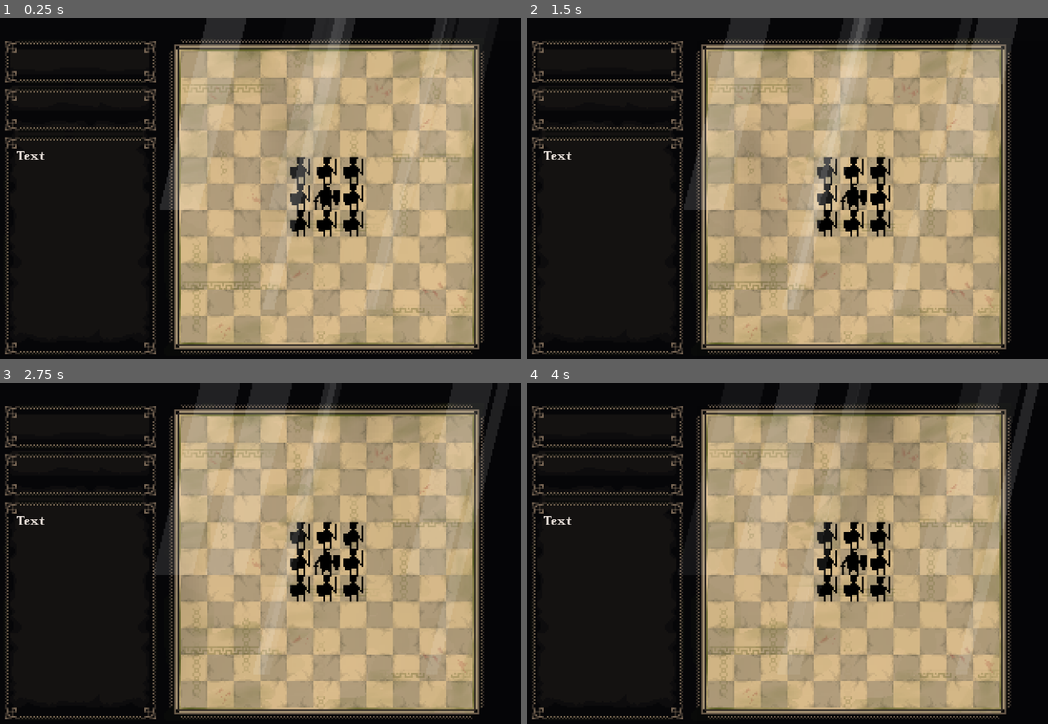
Above: before the commit, frames 1-4 (two rows, left to right).
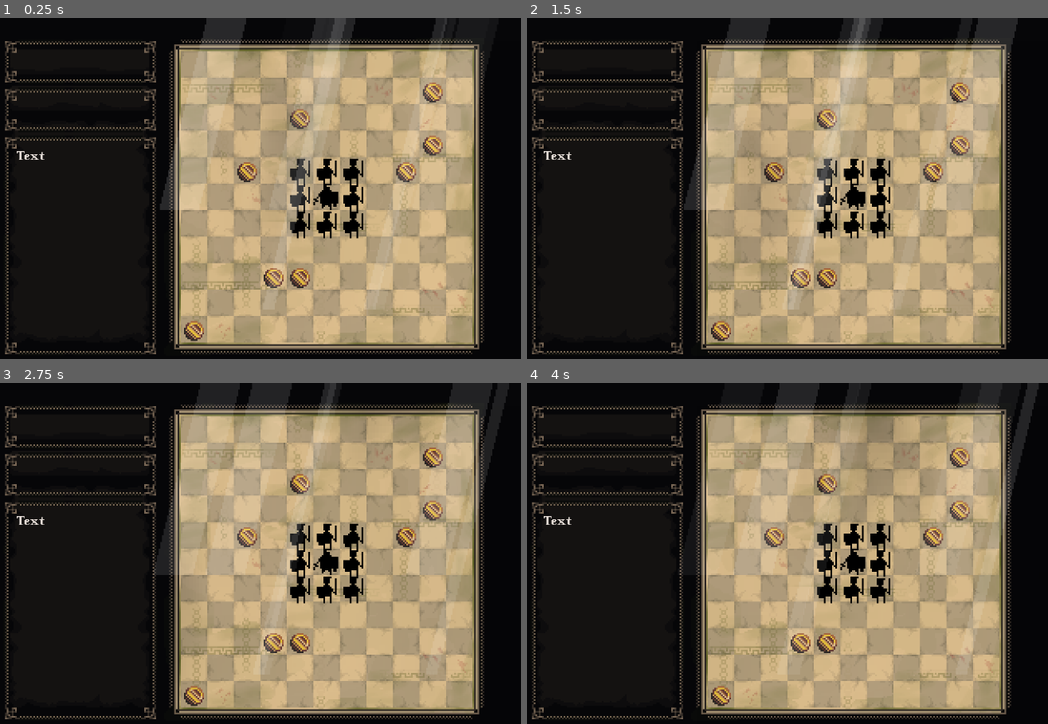
Above: after the commit, the same moments.

Repository: ibirothe/kings-rescue
Game: Godot game, scene res://Scenes/Level.tscn
Two runs of this game, one before a commit and one after it. Both use one fixed random seed, a clock stepped at 60 frames per second and the inputs below.
Inputs (mouse positions are in pixels of both pictures, inside the frame that each line leads up to):
- Up to frame 1 (0.25 s): no input
- Up to frame 2 (1.5 s): tap Enter at 0.5 s; move the mouse to (829, 171) at 0.52 s; click (829, 171) at 0.6 s; move the mouse to (855, 171) at 1.27 s; click (855, 171) at 1.35 s
- Up to frame 3 (2.75 s): move the mouse to (354, 536) at 2.02 s; click (354, 536) at 2.1 s
- Up to frame 4 (4 s): move the mouse to (881, 560) at 2.77 s; click (881, 560) at 2.85 s; move the mouse to (881, 587) at 3.52 s; click (881, 587) at 3.6 s

The runs differ from the first frame. In frame 1, 1.9% of the frame differs, in the area x 35-86%, y 18-95%; in frame 2, 1.9%; in frame 3, 1.9%; in frame 4, 1.9%.

Commit message:
King movement
Works, I guess

Diff:
--- /dev/null
+++ b/kings-rescue/Scenes/coin.tscn
@@ -0,0 +1,29 @@
+[gd_scene load_steps=5 format=3 uid="uid://da3n0rrpr5upy"]
+
+[ext_resource type="Texture2D" uid="uid://clj00fee2v4eb" path="res://Assets/Items.png" id="1_nqr06"]
+
+[sub_resource type="CircleShape2D" id="CircleShape2D_gr22t"]
+radius = 8.0
+
+[sub_resource type="AtlasTexture" id="AtlasTexture_8mmy6"]
+atlas = ExtResource("1_nqr06")
+region = Rect2(16, 0, 16, 16)
+
+[sub_resource type="SpriteFrames" id="SpriteFrames_as65x"]
+animations = [{
+"frames": [{
+"duration": 1.0,
+"texture": SubResource("AtlasTexture_8mmy6")
+}],
+"loop": true,
+"name": &"default",
+"speed": 5.0
+}]
+
+[node name="Coin" type="Area2D"]
+
+[node name="CollisionShape2D" type="CollisionShape2D" parent="."]
+shape = SubResource("CircleShape2D_gr22t")
+
+[node name="AnimatedSprite2D" type="AnimatedSprite2D" parent="."]
+sprite_frames = SubResource("SpriteFrames_as65x")
--- a/kings-rescue/Scenes/king.tscn
+++ b/kings-rescue/Scenes/king.tscn
@@ -6,6 +6,30 @@
 [sub_resource type="AtlasTexture" id="AtlasTexture_n44nq"]
 atlas = ExtResource("1_n836n")
 region = Rect2(16, 32, 16, 16)
+
+[sub_resource type="AtlasTexture" id="AtlasTexture_hicgm"]
+atlas = ExtResource("1_n836n")
+region = Rect2(16, 32, 16, 16)
+
+[sub_resource type="AtlasTexture" id="AtlasTexture_yldqa"]
+atlas = ExtResource("1_n836n")
+region = Rect2(64, 80, 16, 16)
+
+[sub_resource type="AtlasTexture" id="AtlasTexture_1kcjp"]
+atlas = ExtResource("1_n836n")
+region = Rect2(16, 128, 16, 16)
+
+[sub_resource type="AtlasTexture" id="AtlasTexture_61rbv"]
+atlas = ExtResource("1_n836n")
+region = Rect2(64, 128, 16, 16)
+
+[sub_resource type="AtlasTexture" id="AtlasTexture_bsc65"]
+atlas = ExtResource("1_n836n")
+region = Rect2(112, 128, 16, 16)
+
+[sub_resource type="AtlasTexture" id="AtlasTexture_y5pyb"]
+atlas = ExtResource("1_n836n")
+region = Rect2(160, 128, 16, 16)
 
 [sub_resource type="SpriteFrames" id="SpriteFrames_mqq1x"]
 animations = [{
@@ -16,20 +40,105 @@
 "loop": true,
 "name": &"default",
 "speed": 5.0
+}, {
+"frames": [{
+"duration": 1.0,
+"texture": SubResource("AtlasTexture_hicgm")
+}, {
+"duration": 1.0,
+"texture": SubResource("AtlasTexture_yldqa")
+}],
+"loop": true,
+"name": &"idle",
+"speed": 5.0
+}, {
+"frames": [{
+"duration": 1.0,
+"texture": SubResource("AtlasTexture_1kcjp")
+}, {
+"duration": 1.0,
+"texture": SubResource("AtlasTexture_61rbv")
+}, {
+"duration": 1.0,
+"texture": SubResource("AtlasTexture_bsc65")
+}, {
+"duration": 1.0,
+"texture": SubResource("AtlasTexture_y5pyb")
+}],
+"loop": true,
+"name": &"walk",
+"speed": 5.0
 }]
 
 [sub_resource type="CircleShape2D" id="CircleShape2D_luvpu"]
-radius = 6.0
+radius = 4.24264
+
+[sub_resource type="CircleShape2D" id="CircleShape2D_l4t82"]
+radius = 4.12311
+
+[sub_resource type="CircleShape2D" id="CircleShape2D_33uko"]
+radius = 5.0
+
+[sub_resource type="CircleShape2D" id="CircleShape2D_c88t1"]
+radius = 5.0
+
+[sub_resource type="CircleShape2D" id="CircleShape2D_yobkp"]
+radius = 5.09902
+
+[sub_resource type="CircleShape2D" id="CircleShape2D_lknlo"]
+radius = 5.09902
 
 [node name="King" type="CharacterBody2D"]
+collision_layer = 2
+collision_mask = 2
 script = ExtResource("1_2d7mi")
 
 [node name="AnimatedSprite2D" type="AnimatedSprite2D" parent="."]
 position = Vector2(0, -1)
 sprite_frames = SubResource("SpriteFrames_mqq1x")
+animation = &"walk"
 
-[node name="CollisionShape2D" type="CollisionShape2D" parent="."]
+[node name="King_shape" type="CollisionShape2D" parent="."]
 position = Vector2(0, -1)
 shape = SubResource("CircleShape2D_luvpu")
 
 [node name="King" type="Node2D" parent="."]
+
+[node name="Area2D" type="Area2D" parent="."]
+
+[node name="CollisionShape2D" type="CollisionShape2D" parent="Area2D"]
+position = Vector2(0, -1)
+shape = SubResource("CircleShape2D_l4t82")
+
+[node name="Up" type="Area2D" parent="."]
+collision_mask = 4
+
+[node name="CollisionShape2D" type="CollisionShape2D" parent="Up"]
+position = Vector2(0, -16)
+shape = SubResource("CircleShape2D_33uko")
+
+[node name="Down" type="Area2D" parent="."]
+collision_mask = 4
+
+[node name="CollisionShape2D" type="CollisionShape2D" parent="Down"]
+position = Vector2(0, 13)
+shape = SubResource("CircleShape2D_c88t1")
+
+[node name="Left" type="Area2D" parent="."]
+collision_mask = 4
+
+[node name="CollisionShape2D" type="CollisionShape2D" parent="Left"]
+position = Vector2(-15, 0)
+shape = SubResource("CircleShape2D_yobkp")
+
+[node name="Right" type="Area2D" parent="."]
+collision_layer = 4
+collision_mask = 4
+
+[node name="CollisionShape2D" type="CollisionShape2D" parent="Right"]
+position = Vector2(16, 0)
+shape = SubResource("CircleShape2D_lknlo")
+
+[node name="Center" type="Marker2D" parent="."]
+
+[connection signal="body_entered" from="Area2D" to="." method="_on_area_2d_body_entered"]
--- a/kings-rescue/Scenes/soldier.tscn
+++ b/kings-rescue/Scenes/soldier.tscn
@@ -97,6 +97,7 @@
 size = Vector2(6, 29)
 
 [node name="Soldier" type="CharacterBody2D"]
+collision_layer = 5
 script = ExtResource("1_8wkfs")
 
 [node name="AnimatedSprite2D" type="AnimatedSprite2D" parent="."]
@@ -116,6 +117,7 @@
 
 [node name="Neighbours_check" type="Area2D" parent="."]
 collision_layer = 2
+collision_mask = 3
 
 [node name="CollisionShape2D2" type="CollisionShape2D" parent="Neighbours_check"]
 shape = SubResource("RectangleShape2D_dl8vv")
@@ -124,6 +126,8 @@
 position = Vector2(0, 0.5)
 shape = SubResource("RectangleShape2D_fc0j8")
 
+[node name="Center" type="Marker2D" parent="."]
+
 [connection signal="input_event" from="Activation_area" to="." method="_on_area_2d_input_event"]
 [connection signal="body_entered" from="Neighbours_check" to="." method="_on_neighbours_check_body_entered"]
 [connection signal="body_exited" from="Neighbours_check" to="." method="_on_neighbours_check_body_exited"]
--- a/kings-rescue/Scripts/game_manager.gd
+++ b/kings-rescue/Scripts/game_manager.gd
@@ -1,5 +1,6 @@
 extends Node2D
 var soldier_scene = preload("res://Scenes/soldier.tscn")
+var coin_scene = preload("res://Scenes/coin.tscn")
 var rng = RandomNumberGenerator.new()
 var subclasses = ["Rupert", "Thoralf", "Ogra", "Bartholo", "Ibrahim", "Edwin", "Marquise", "Arianna"]
 var roles = ["Mercenary", "Mercenary", "Assassin", "Assassin", "Soldier", "Soldier", "Soldier", "Soldier"]
@@ -14,14 +15,17 @@
 var click_resolved = true
 var cycle_odd = true
 var currently_moving = false
+@export var coins_number = 8
+@onready var king: CharacterBody2D = $"../King"
 
 func _ready() -> void:
 
 	#active_soldier = false
-	x=King.position.x-8-16
-	y=King.position.y-8
+	x=king.position.x-16
+	y=king.position.y-16
 	if setup_done == false:
 		spawn_soldiers()
+		spawn_coins(coins_number)
 		setup_done = true
 	pass
 
@@ -57,7 +61,7 @@
 	for i in range(8):
 		var soldier = soldier_scene.instantiate()
 		var j = round(randf_range(0, len(subclasses)-1))
-		print(j)
+		#print(j)
 		var subclass = subclasses[j]
 		soldier.subclass = subclass
 		subclasses.erase(subclass)
@@ -94,6 +98,32 @@
 		soldier.position = Vector2(x, y)
 		add_child(soldier)
 
+
+func spawn_coins(coins_numb):
+	var i = 0
+	var coins = []
+	while i < coins_numb:
+		var coin = coin_scene.instantiate()
+		x = round(randf_range(0, 10))
+		y = round(randf_range(0, 10))
+		print(x," ", y)
+		if x > 2 and y > 2 and x < 8 and y < 8:
+			pass
+		else:
+			x = king.position.x-(5*16) + x*16
+			y = king.position.y+(5*16) - y*16
+			var pos = [x, y]
+			#print(pos)
+			if pos not in coins:
+				i += 1
+			else:
+				print("Double")
+			coin.position = Vector2(x, y)
+			coins.append([x, y])
+			if i == coins_numb+1:
+				print("Array: ",coins)
+			add_child(coin)
+
 func movement_resolved(possible_assassination, soldier_close):
 	if possible_assassination == true and soldier_close == false:
 		print("Game Over")
@@ -102,3 +132,6 @@
 	#connect signals
 	#check game over
 	#disconnect signals
+
+func refire_king():
+	king.king()
--- a/kings-rescue/Scripts/king.gd
+++ b/kings-rescue/Scripts/king.gd
@@ -1,8 +1,102 @@
 extends CharacterBody2D
+enum State {INACTIVE, IDLE, MOVING}
 var role = "King"
+@onready var up: Area2D = $Up
+@onready var down: Area2D = $Down
+@onready var left: Area2D = $Left
+@onready var right: Area2D = $Right
+var direction_check = false
+@onready var center: Marker2D = $Center
+@onready var king_shape: CollisionShape2D = $King_shape
+@onready var game_manager: Node2D = $"../Game Manager"
+var right_legal
+var current_state
+@onready var animated_sprite_2d: AnimatedSprite2D = $AnimatedSprite2D
+var tween
+const MOVE_TIME := 0.5  # Time in seconds to complete movement
 
 func _ready() -> void:
-	print(position)
+	#print(position)
+	pass
+
+func _physics_process(_delta: float) -> void:
+	#print(direction_check)
+	if game_manager.currently_moving == true:
+		king_shape.disabled = true
+	else:
+		king_shape.disabled = false
+	match current_state:
+		State.IDLE:
+			handle_idle_state()
+		State.MOVING:
+			# Movement is handled by tween, we just watch for new input
+			pass
 
 func king():
+	direction_check = false
+
+
+func _on_area_2d_body_entered(body: Node2D) -> void:
+	if direction_check == false:
+		var direction = center.global_position.direction_to(body.center.global_position)
+		print(direction/3.14*180)
+		if direction.x < 0 and direction.y == 0:
+			print("right")
+			if len(right.get_overlapping_bodies()) > 0:
+				body.turn_back()
+				print(right.get_overlapping_bodies())
+				print("illegal")
+			else:
+				move_character(body.movement)
+		if direction.x > 0 and direction.y == 0:
+			print("left")
+			if len(left.get_overlapping_bodies()) > 0:
+				body.turn_back()
+				print("illegal")
+			else:
+				move_character(body.movement)
+		if direction.x == 0 and direction.y > 0:
+			print("up")
+			if len(up.get_overlapping_bodies()) > 0:
+				body.turn_back()
+				print("illegal")
+			else:
+				move_character(body.movement)
+		if direction.x == 0 and direction.y < 0:
+			print("down")
+			if len(down.get_overlapping_bodies()) > 0:
+				body.turn_back()
+				print("illegal")
+			else:
+				move_character(body.movement)
+		direction_check = true
+
+func handle_idle_state() -> void:
 	pass
+
+func move_character(movement: Vector2) -> void:
+
+	#print(get_parent().soldier_in_a_way, im_new)
+	if current_state == State.MOVING:
+		return
+	transition_to_state(State.MOVING)
+	animated_sprite_2d.play("walk")
+
+	tween = create_tween()
+	tween.tween_property(self, "position",
+		position + movement, MOVE_TIME
+	).set_trans(Tween.TRANS_LINEAR)
+
+	# When movement completes
+	tween.tween_callback(func():
+		animated_sprite_2d.play("idle")
+		transition_to_state(State.IDLE)
+		)
+func transition_to_state(new_state: State) -> void:
+	match new_state:
+		State.INACTIVE:
+			animated_sprite_2d.play("default")
+		State.IDLE:
+			animated_sprite_2d.play("idle")
+
+	current_state = new_state
--- a/kings-rescue/Scripts/soldier.gd
+++ b/kings-rescue/Scripts/soldier.gd
@@ -24,17 +24,21 @@
 var movement = Vector2.ZERO
 var role
 var bodies
+var movestart_position
+var returning = false
+var tween
+@onready var center: Marker2D = $Center
 
 func _ready() -> void:
 	# Start with default animation
 	animated_sprite_2d.play("default")
-	match subclass:
-		"brute":
-			assassin = true
 
 
 
 func _physics_process(_delta: float) -> void:
+	if active == true:
+		#print(possible_assassination, soldier_close)
+		pass
 	if assassin == true:
 		for bodies in neighbours_check.get_overlapping_bodies():
 			if bodies.role=="King":
@@ -46,6 +50,7 @@
 		#print(possible_assassination, soldier_close)
 		if possible_assassination == true and soldier_close == false:
 			GlobalText.set_text("Game Over")
+			print("Game Over")
 
 	if active ==true:
 		#print(im_new)
@@ -120,7 +125,7 @@
 		active = false
 		return
 	if movement_locked == false and active == true:
-
+		movestart_position = position
 		movement = calculate_grid_movement(click_pos)
 		get_parent().currently_moving = true
 		movement_locked = true
@@ -151,13 +156,14 @@
 
 func move_character(movement: Vector2) -> void:
 
+
 	#print(get_parent().soldier_in_a_way, im_new)
 	if current_state == State.MOVING:
 		return
 	transition_to_state(State.MOVING)
 	animated_sprite_2d.play("walk")
 
-	var tween = create_tween()
+	tween = create_tween()
 	tween.tween_property(self, "position",
 		position + movement, MOVE_TIME
 	).set_trans(Tween.TRANS_LINEAR)
@@ -169,8 +175,9 @@
 		get_parent().movement_resolved(possible_assassination, soldier_close)
 		movement_locked = false
 		get_parent().currently_moving = false
+		get_parent().refire_king()
 		)
-
+	# Add method to stop movement
 
 func transition_to_state(new_state: State) -> void:
 	match new_state:
@@ -220,3 +227,24 @@
 		elif body.role == "King":
 			if assassin == true:
 				possible_assassination = false
+
+func turn_back():
+	print("Returning")
+	if tween:
+		tween.kill() # Stop the current tween
+
+	# Create new tween to return to start
+	tween = create_tween()
+	tween.tween_property(self, "position",
+		movestart_position, MOVE_TIME
+	).set_trans(Tween.TRANS_LINEAR)
+
+
+	# When return movement completes
+	tween.tween_callback(func():
+		animated_sprite_2d.play("idle")
+		transition_to_state(State.IDLE)
+		movement_locked = false
+		get_parent().currently_moving = false
+		get_parent().refire_king()
+		)
--- a/kings-rescue/project.godot
+++ b/kings-rescue/project.godot
@@ -18,7 +18,6 @@
 [autoload]
 
 AudioManager="*res://Scenes/AudioManager.tscn"
-King="*res://Scenes/king.tscn"
 GlobalText="*res://Scripts/global_text.gd"
 
 [input]
Binary file added: kings-rescue/Assets/Items.png
Not shown, added: kings-rescue/Assets/Items.png.import
Not shown: 1 places in kings-rescue/Scenes/king.tscn that only renumber resources
